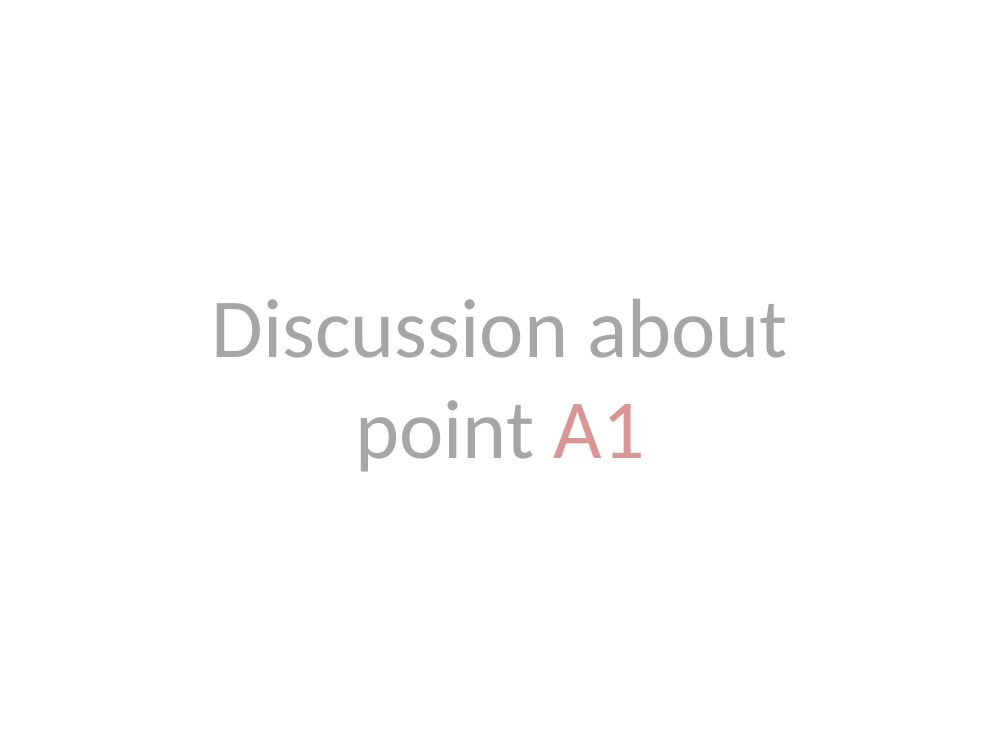
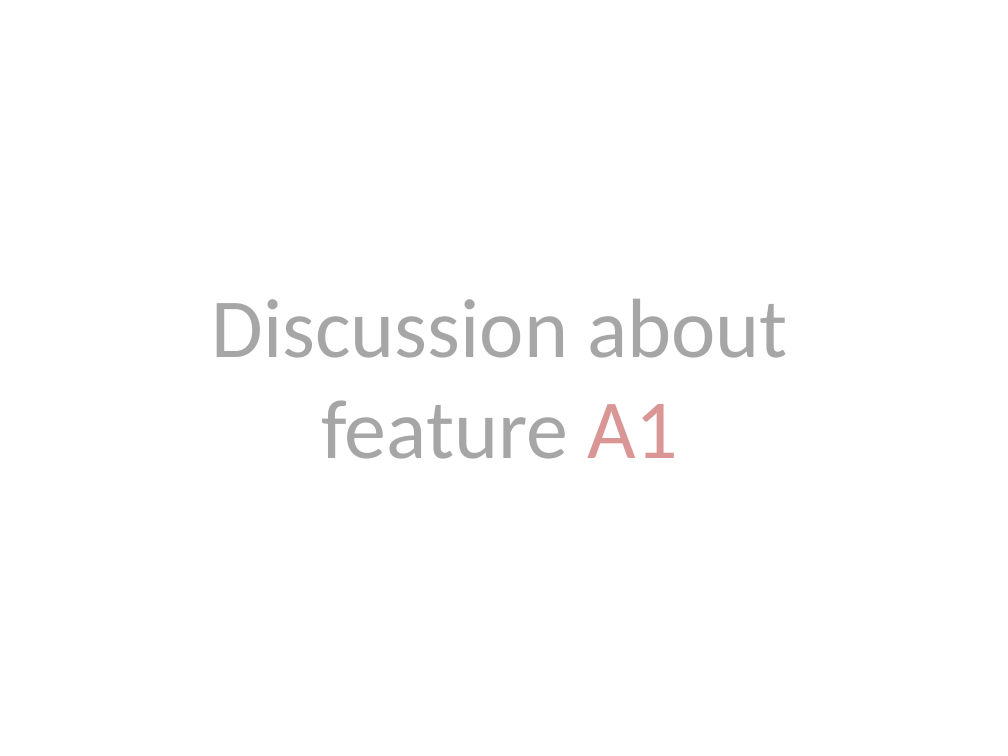
Before and after one commit to PowerPointLabs/PowerPointLabs, a slide deck: slide 6 of doc/Agenda Lab Example - Visual Agenda.pptx. Drawn at 1008x756 pixels with LibreOffice and Linux fonts; fonts in the diff are those of the drawing. Boxes give left, top, right and bottom in pixels: in the first picture for what was removed or moved away, otherwise in the second. Text is boxed around its words. In the diff, an @@ line names an element or a change of style, - is before the commit and + after.

```diff
--- a/doc/Agenda Lab Example - Visual Agenda.pptx
+++ b/doc/Agenda Lab Example - Visual Agenda.pptx
@@ title at [212, 299, 788, 459]: text changed @@
-Discussion about point A1
+Discussion about feature A1
```
Also in this commit, not shown: 5 other slides changed, 6 slides added, 6 slides removed, 2 other files.
